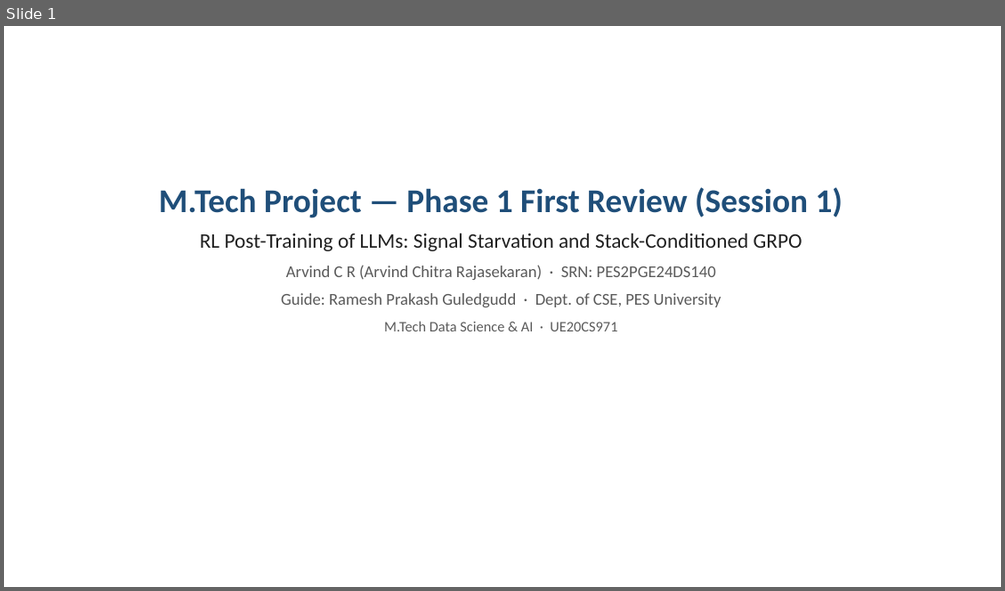
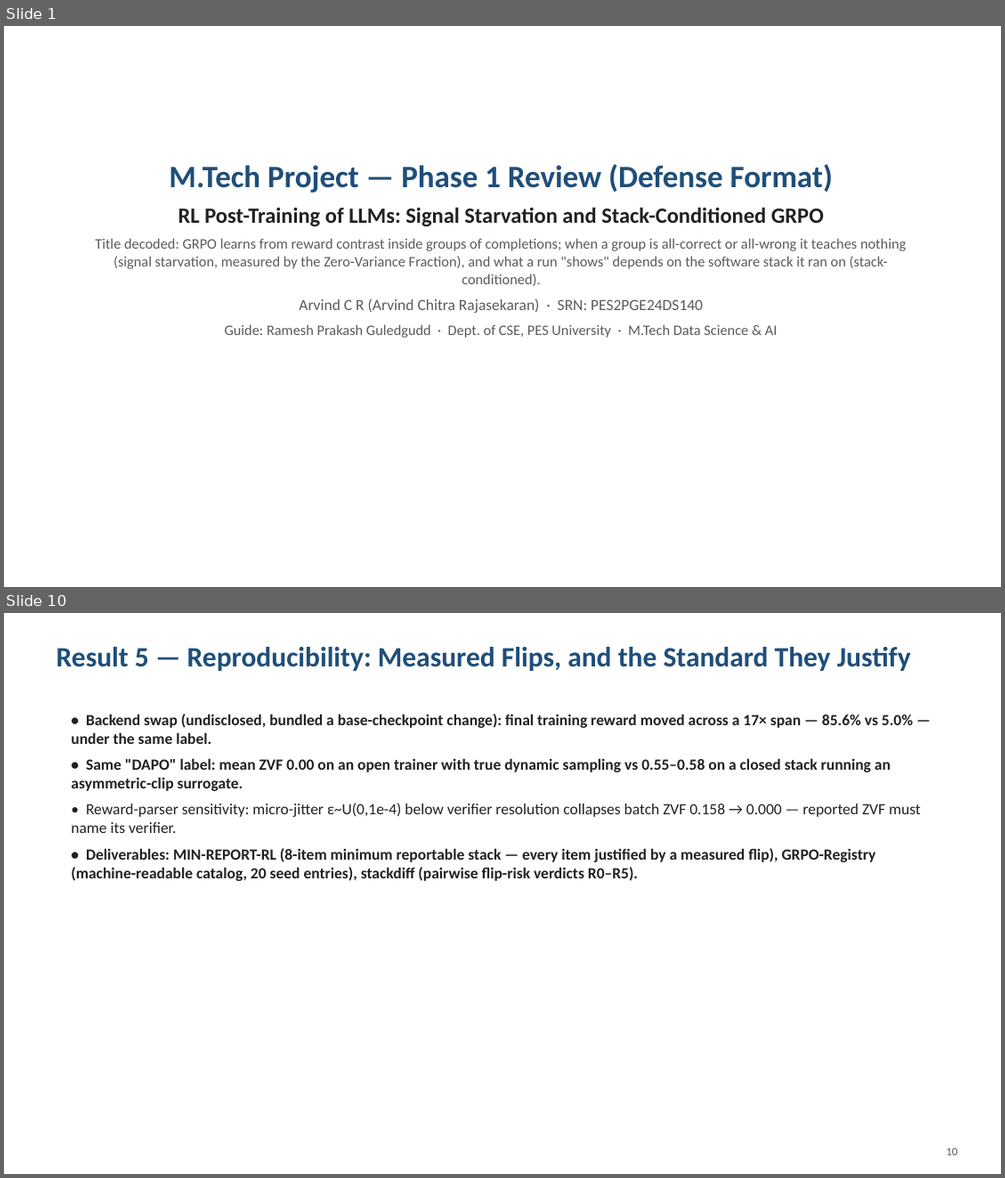
Before and after one commit to arvindcr4/tinker-rl-lab, a slide deck: outputs/PESU_MTech_Phase1_Session1_Review_ArvindCR.pptx. Shown one above the other, each under a label of ours: slide 1 before the commit, slides 1 and 10 after it; the slides between them are not shown. The pictures are 1005x591 and 1005x1178 pixels, drawn with LibreOffice and Linux fonts; fonts in the diff are those of the drawing. Boxes give left, top, right and bottom in pixels: in the first picture for what was removed or moved away, otherwise in the second. Text is boxed around its words. In the diff, an @@ line names an element or a change of style, - is before the commit and + after.

```diff
--- a/outputs/PESU_MTech_Phase1_Session1_Review_ArvindCR.pptx
+++ b/outputs/PESU_MTech_Phase1_Session1_Review_ArvindCR.pptx
@@ slide 10 added at [4,613,1001,1174], background #FFFFFF @@
@@ text added at [57,647,911,671], 27 pt, text #1F4E79, bold @@
+Result 5 — Reproducibility: Measured Flips, and the Standard They Justify
@@ text added at [71,714,921,881], 15 pt, text #212121, bold @@
+• Backend swap (undisclosed, bundled a base-checkpoint change): final training reward moved across a 17× span — 85.6% vs 5.0% — under the same label.
+• Same "DAPO" label: mean ZVF 0.00 on an open trainer with true dynamic sampling vs 0.55–0.58 on a closed stack running an asymmetric-clip surrogate.
+• Reward-parser sensitivity: micro-jitter ε~U(0,1e-4) below verifier resolution collapses batch ZVF 0.158 → 0.000 — reported ZVF must name its verifier.
+• Deliverables: MIN-REPORT-RL (8-item minimum reportable stack — every item justified by a measured flip), GRPO-Registry (machine-readable catalog, 20 seed entries), stackdiff (pairwise flip-risk verdicts R0–R5).
@@ text added at [946,1147,957,1155], 11 pt, text #5A5A5A @@
+10
@@ slide 1 changed as well @@
@@ text "M.Tech Project — Phase 1 ...": place and size @@
-text "M.Tech Project — Phase 1 ..." at [159,187,843,331]
+text "M.Tech Project — Phase 1 ..." at [95,164,906,338]
@@ text at [169,164,833,192]: text changed; size 32 to 30 pt @@
-M.Tech Project — Phase 1 First Review (Session 1)
+M.Tech Project — Phase 1 Review (Defense Format)
@@ text at [178,207,824,313]: size 20 to 21 pt, bold on in "RL Post-Training of LLMs: Signal Starvation and ..."; size 16 to 15 pt in "Arvind C R (Arvind Chitra Rajasekaran) · ..."; less space between paragraphs @@
@@ text at [95,238,906,286]: paragraph added @@
+Title decoded: GRPO learns from reward contrast inside groups of completions; when a group is all-correct or all-wrong it teaches nothing (signal starvation, measured by the Zero-Variance Fraction), and what a run "shows" depends on the software stack it ran on (stack-conditioned).
@@ text at [225,324,777,338]: text changed; size 16 to 14 pt @@
-Guide: Ramesh Prakash Guledgudd · Dept. of CSE, PES University
-M.Tech Data Science & AI · UE20CS971
+Guide: Ramesh Prakash Guledgudd · Dept. of CSE, PES University · M.Tech Data Science & AI
```
Also in this commit, not shown: 2 other slides changed, 11 other slides added, 10 slides removed, 1 other file.
